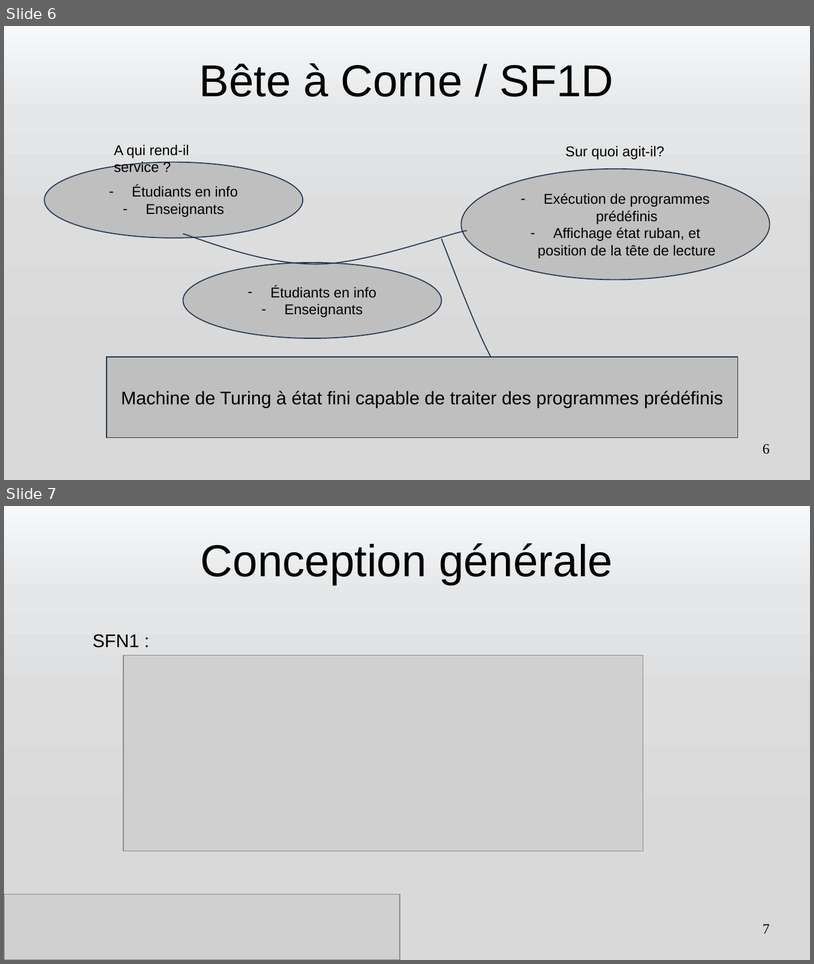
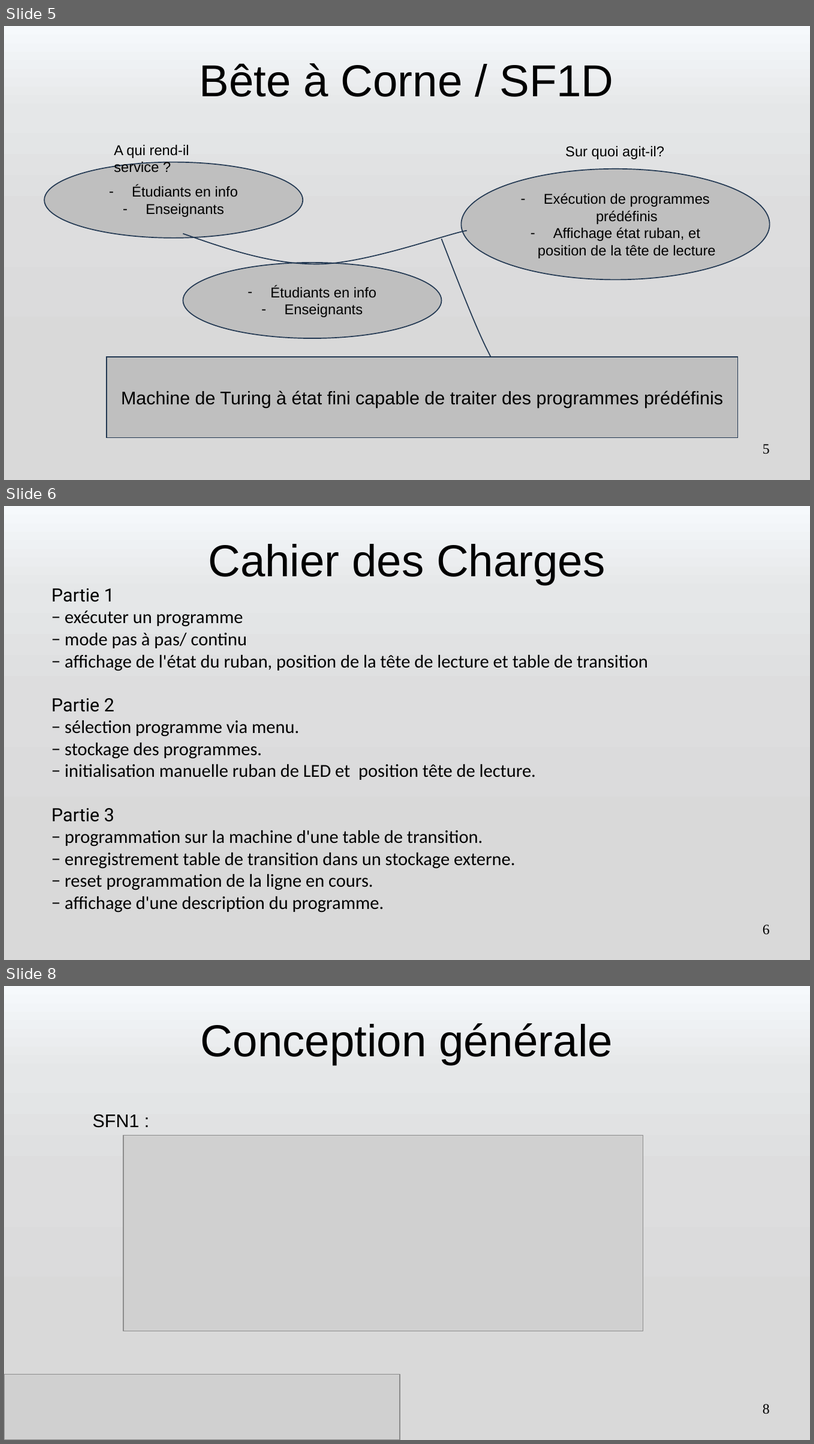
Before and after one commit to romain327/machine-turing, a slide deck: presentation/Presentation Machine de Turing.pptx. Shown one above the other, each under a label of ours: slides 6 and 7 before the commit, slides 5, 6 and 8 after it; the slides between them are not shown. The pictures are 814x964 and 814x1444 pixels, drawn with LibreOffice and Linux fonts; fonts in the diff are those of the drawing; grey boxes stand for pictures. Boxes give left, top, right and bottom in pixels: in the first picture for what was removed or moved away, otherwise in the second. Text is boxed around its words. In the diff, an @@ line names an element or a change of style, - is before the commit and + after.

```diff
--- a/presentation/Presentation Machine de Turing.pptx
+++ b/presentation/Presentation Machine de Turing.pptx
@@ slide 6 added at (4, 506, 810, 960), background gradient #F6F9FC to #E5E7E8 to #DDDDDE to #D9D9D9 @@
@@ title added at (208, 544, 606, 585), 44 pt, text #000000 @@
+Cahier des Charges
@@ text added at (51, 588, 648, 912), 18 pt, text #000000 @@
+Partie 1
+− exécuter un programme
+− mode pas à pas/ continu
+− affichage de l'état du ruban, position de la tête de lecture et table de transition
+Partie 2
+− sélection programme via menu.
+− stockage des programmes.
+− initialisation manuelle ruban de LED et position tête de lecture.
+Partie 3
+− programmation sur la machine d'une table de transition.
+− enregistrement table de transition dans un stockage externe.
+− reset programmation de la ligne en cours.
+− affichage d'une description du programme.
@@ page number added at (763, 924, 770, 934), 14 pt, text #000000 @@
+6
@@ what was slide 6 is now slide 5 @@
@@ page number at (763, 444, 770, 454): text changed @@
-6
+5
@@ what was slide 7 is now slide 8 @@
@@ page number at (763, 1404, 770, 1414): text changed @@
-7
+8
```
Also in this commit, not shown: 13 slides changed, 5 other slides added, 1 slide removed, 12 other files.
